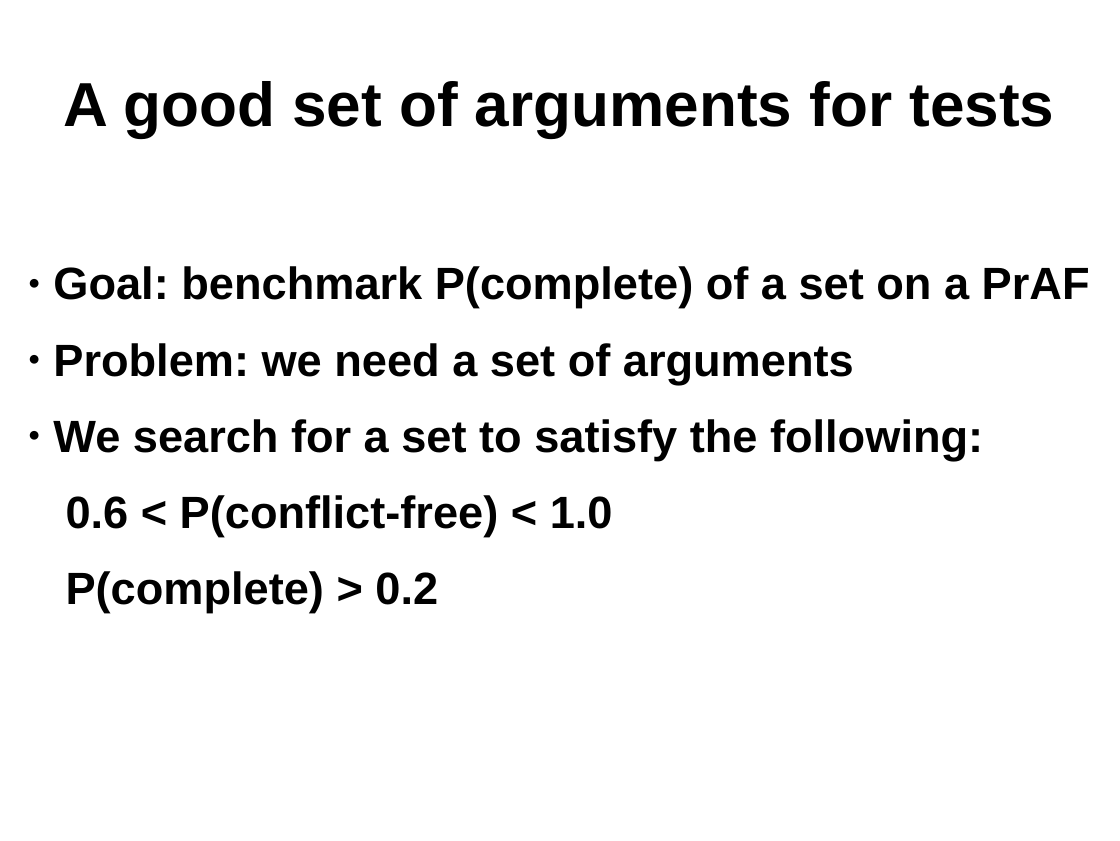
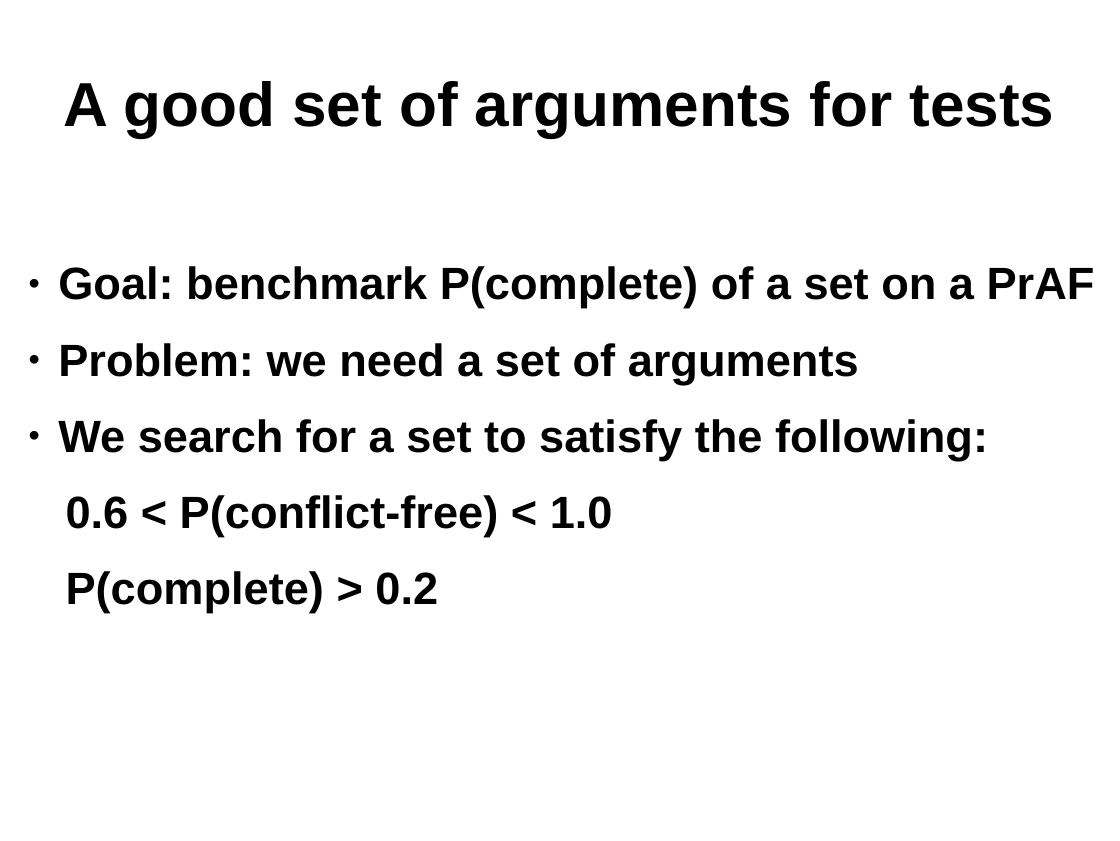
Before and after one commit to lethalman/thesis, a slide deck: slide 18 of doc/summary.ppt. Drawn at 1120x841 pixels with LibreOffice and Linux fonts; fonts in the diff are those of the drawing; background and template pictures are left out. Boxes give left, top, right and bottom in pixels: in the first picture for what was removed or moved away, otherwise in the second. Text is boxed around its words. In the diff, an @@ line names an element or a change of style, - is before the commit and + after.

```diff
--- a/doc/summary.ppt
+++ b/doc/summary.ppt
@@ subtitle "Goal: benchmark P(complete) of a ..." at (58,266,1095,612): indent changed @@
```
Also in this commit, not shown: 5 other slides changed.
